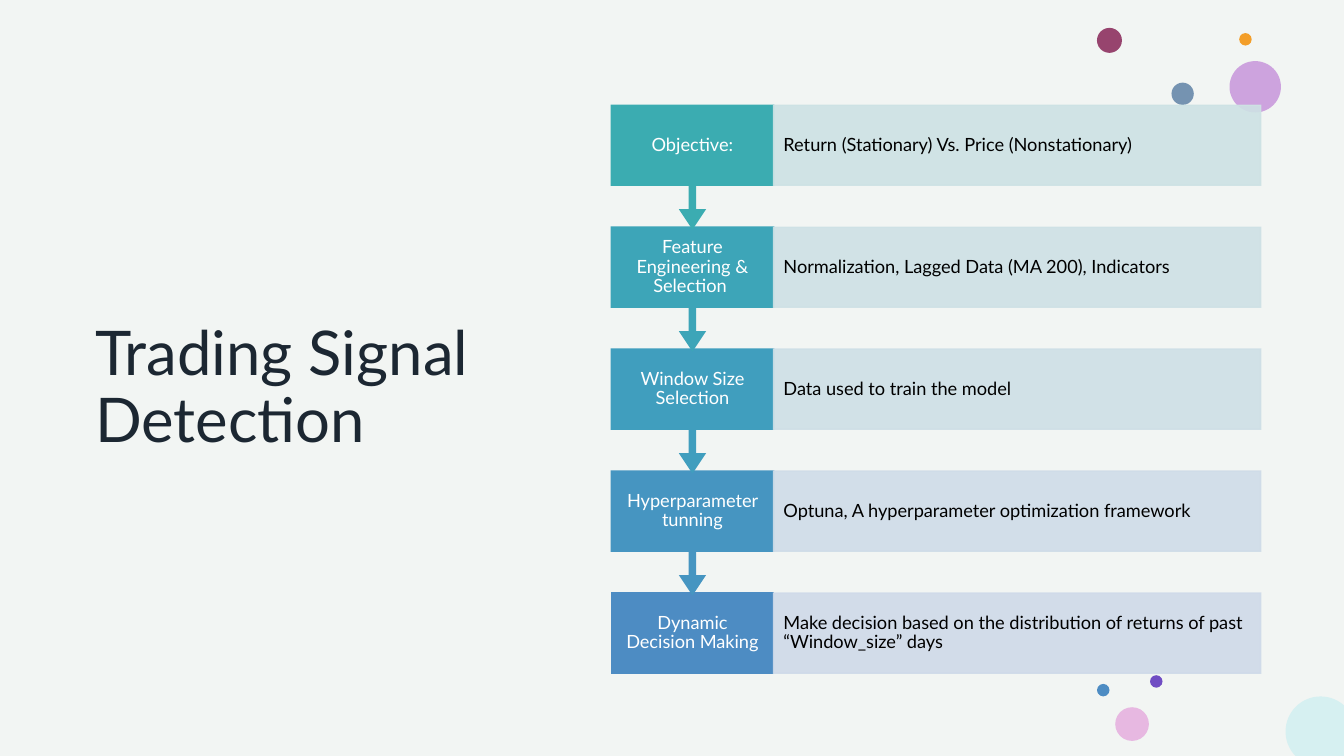
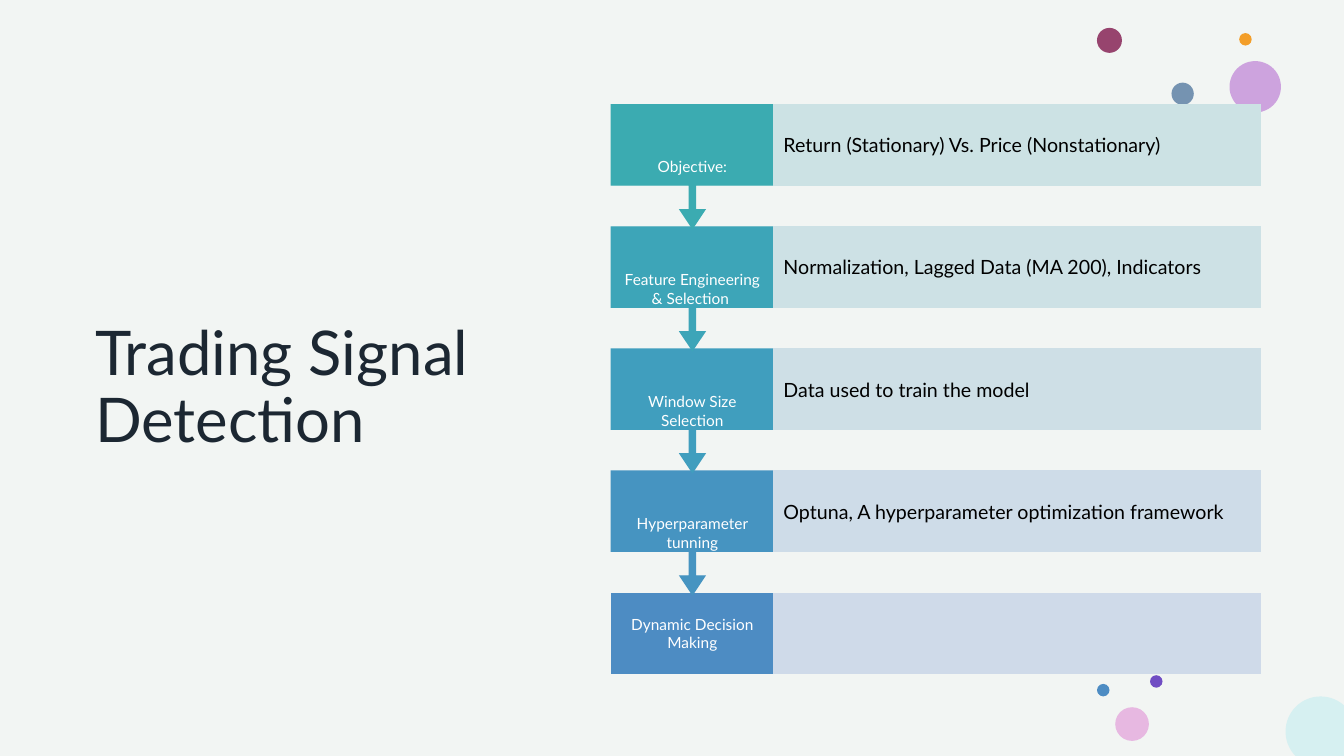
Before and after one commit to howie-zeng/Analyzing-Retail-Sentiment-and-Detecting-Trading-Signals, a slide deck: slide 12 of Presentation.pptx (slide 11 before the commit). Drawn at 1344x756 pixels with LibreOffice and Linux fonts; fonts in the diff are those of the drawing. Boxes give left, top, right and bottom in pixels: in the first picture for what was removed or moved away, otherwise in the second. Text is boxed around its words. In the diff, an @@ line names an element or a change of style, - is before the commit and + after.

```diff
--- a/Presentation.pptx
+++ b/Presentation.pptx
@@ size 13 to 11 pt; line spacing 0.9 to 1 in 5 elements at <box>631,619,754,651</box>, <box>637,518,749,551</box>, <box>648,395,736,426</box>, <box>625,274,760,304</box>, <box>658,160,727,175</box> @@
@@ up arrow callout at <box>611,105,773,228</box>: fill #3BACB1 to #3BABB1; outline #3BACB1 1 pt to #3BABB1 1 pt @@
@@ size 13 to 14 pt; line spacing 0.9 to 1 in 4 elements at <box>783,504,1224,523</box>, <box>783,382,1029,397</box>, <box>783,259,1201,278</box>, <box>783,137,1160,156</box> @@
@@ rectangle at <box>773,105,1260,185</box>: fill #CEE2E4 at 90% opacity to #CDE3E4 at 90% opacity; outline #CEE2E4 1 pt to #CDE3E4 1 pt @@
@@ rectangle at <box>773,227,1260,307</box>: fill #CFE1E5 at 90% opacity to #CEE1E6 at 90% opacity; outline #CFE1E5 1 pt to #CEE1E6 1 pt @@
@@ rectangle at <box>773,349,1260,429</box>: fill #CFDFE7 at 90% opacity to #CEDFE7 at 90% opacity; outline #CFDFE7 1 pt to #CEDFE7 1 pt @@
@@ up arrow callout at <box>611,471,773,594</box>: fill #4695C1 to #4694C1; outline #4695C1 1 pt to #4694C1 1 pt @@
@@ text removed at <box>783,615,1243,651</box> @@
-Make decision based on the distribution of returns of past “Window_size” days
```
Also in this commit, not shown: 7 other slides changed, 1 slide added.
